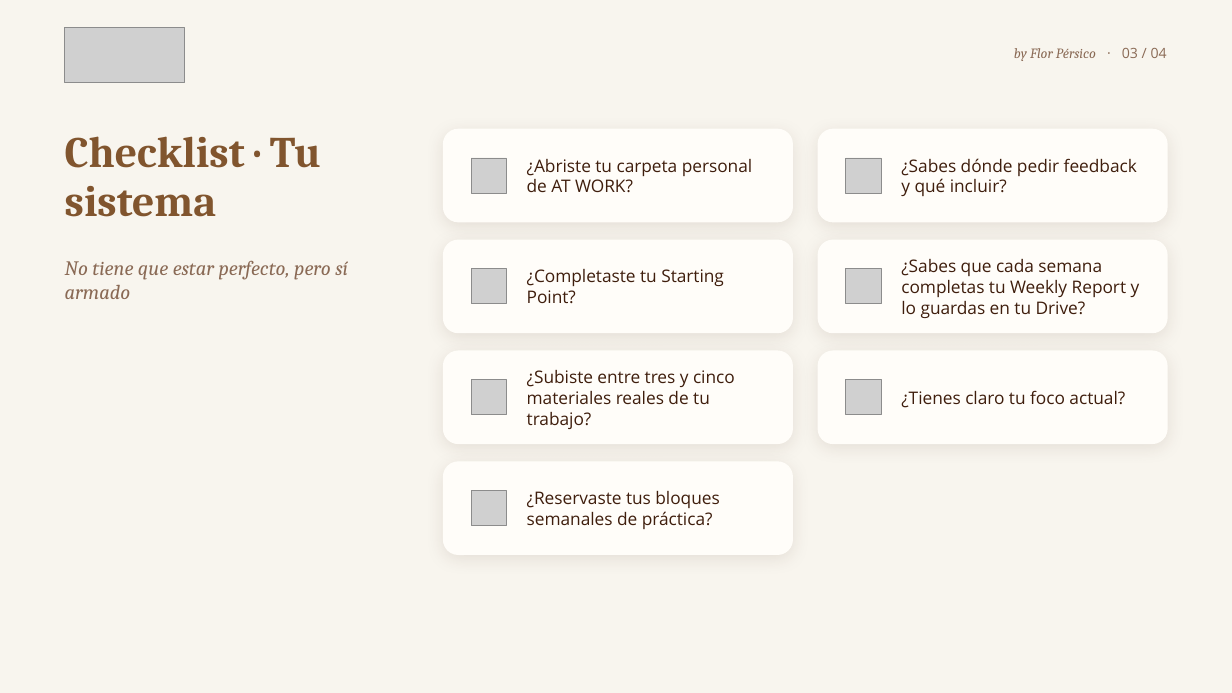
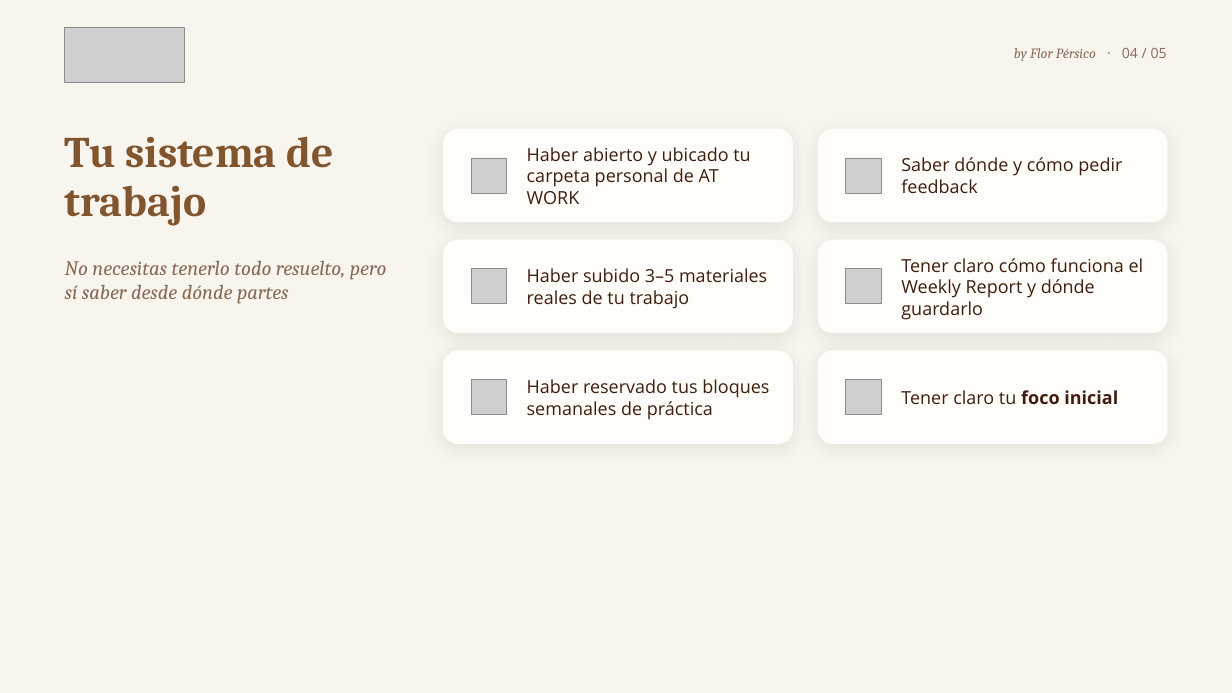
Before and after one commit to florenciapersico-ctrl/brakingbarriersatwork, a slide deck: slide 4 of onboarding/presentaciones/ONB13_Checklist_final.pptx (slide 3 before the commit). Drawn at 1232x693 pixels with LibreOffice and Linux fonts; fonts in the diff are those of the drawing; grey boxes stand for pictures. Boxes give left, top, right and bottom in pixels: in the first picture for what was removed or moved away, otherwise in the second. Text is boxed around its words. In the diff, an @@ line names an element or a change of style, - is before the commit and + after.

```diff
--- a/onboarding/presentaciones/ONB13_Checklist_final.pptx
+++ b/onboarding/presentaciones/ONB13_Checklist_final.pptx
@@ text at (x1=1014, y1=48, x2=1167, y2=61): text changed @@
-by Flor Pérsico · 03 / 04
+by Flor Pérsico · 04 / 05
@@ text at (x1=65, y1=136, x2=333, y2=226): text changed @@
-Checklist · Tu sistema
+Tu sistema de trabajo
@@ text at (x1=527, y1=147, x2=750, y2=204): text changed; size 13.5 to 14 pt @@
-¿Abriste tu carpeta personal de AT WORK?
+Haber abierto y ubicado tu carpeta personal de AT WORK
@@ text at (x1=901, y1=157, x2=1122, y2=193): text changed; size 13.5 to 14 pt @@
-¿Sabes dónde pedir feedback y qué incluir?
+Saber dónde y cómo pedir feedback
@@ text at (x1=65, y1=261, x2=387, y2=304): text changed @@
-No tiene que estar perfecto, pero sí armado
+No necesitas tenerlo todo resuelto, pero sí saber desde dónde partes
@@ text at (x1=527, y1=268, x2=767, y2=309): text changed; size 13.5 to 14 pt @@
-¿Subiste entre tres y cinco materiales reales de tu trabajo?
+Haber subido 3–5 materiales reales de tu trabajo
@@ text removed at (x1=527, y1=269, x2=724, y2=303) @@
-¿Completaste tu Starting Point?
@@ text at (x1=901, y1=258, x2=1144, y2=320): text changed; size 13.5 to 14 pt @@
-¿Sabes que cada semana completas tu Weekly Report y lo guardas en tu Drive?
+Tener claro cómo funciona el Weekly Report y dónde guardarlo
@@ text at (x1=527, y1=379, x2=769, y2=420): text changed; size 13.5 to 14 pt @@
-¿Reservaste tus bloques semanales de práctica?
+Haber reservado tus bloques semanales de práctica
@@ text at (x1=901, y1=390, x2=1118, y2=404): text changed; size 13.5 to 14 pt @@
-¿Tienes claro tu foco actual?
+Tener claro tu foco inicial
@@ rounded rectangle removed at (x1=444, y1=462, x2=792, y2=555) @@
@@ picture removed at (x1=471, y1=491, x2=506, y2=526) @@
```
Also in this commit, not shown: 2 other slides changed, 2 slides added, 1 slide removed, 2 other files.
